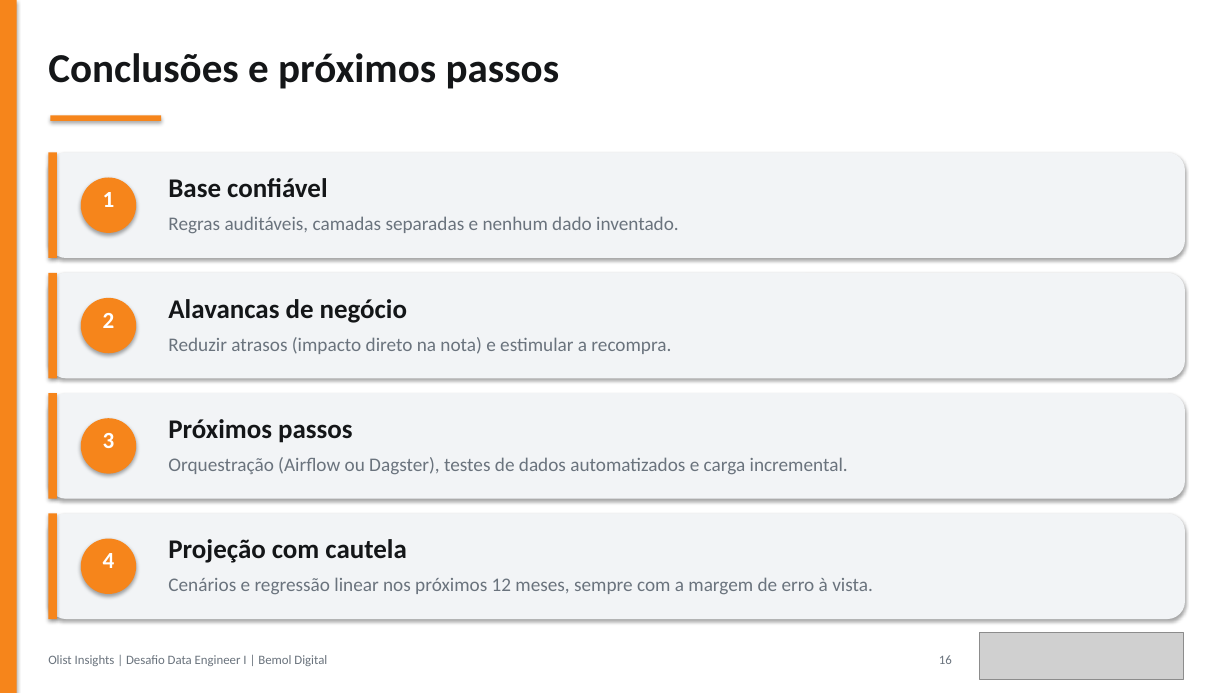
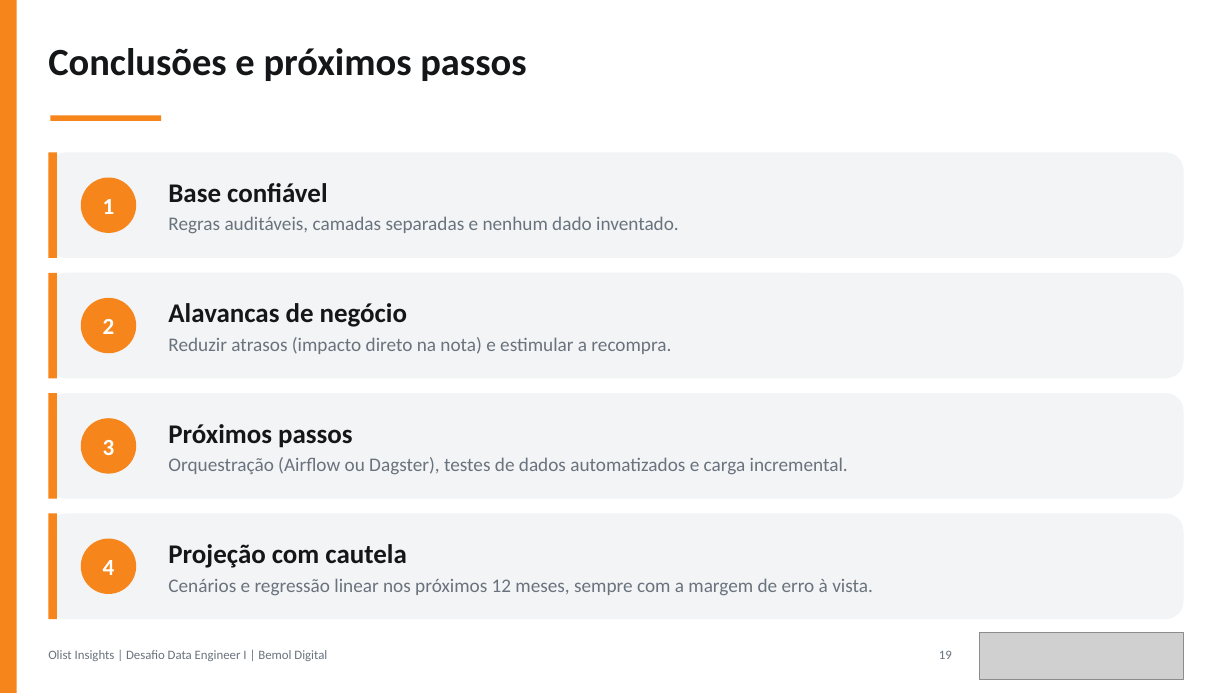
Before and after one commit to JulianaBallin/data-engineer-challenge, a slide deck: slide 19 of docs/apresentacao/apresentacao-olist.pptx (slide 16 before the commit). Drawn at 1232x693 pixels with LibreOffice and Linux fonts; fonts in the diff are those of the drawing; grey boxes stand for pictures. Boxes give left, top, right and bottom in pixels: in the first picture for what was removed or moved away, otherwise in the second. Text is boxed around its words. In the diff, an @@ line names an element or a change of style, - is before the commit and + after.

```diff
--- a/docs/apresentacao/apresentacao-olist.pptx
+++ b/docs/apresentacao/apresentacao-olist.pptx
@@ rectangle removed at (x1=0, y1=0, x2=1232, y2=693) @@
@@ text "Conclusões e próximos passos" at (x1=48, y1=48, x2=526, y2=81): size 32 to 30 pt @@
@@ text "Base confiável" moved from (x1=168, y1=216, x2=679, y2=233) to (x1=168, y1=183, x2=679, y2=233) @@
@@ text removed at (x1=168, y1=178, x2=327, y2=198) @@
-Base confiável
@@ text in ellipse at (x1=103, y1=199, x2=115, y2=214): text added @@
+1
@@ text removed at (x1=103, y1=192, x2=115, y2=207) @@
-1
@@ text at (x1=168, y1=183, x2=327, y2=203): paragraph added @@
+Base confiável
@@ less space between paragraphs; vertical alignment top to middle; fill none to #F6851B in 3 elements at (x1=80, y1=539, x2=136, y2=594), (x1=80, y1=419, x2=136, y2=474), (x1=80, y1=298, x2=136, y2=353) @@
@@ ellipse "2" resized from (x1=103, y1=313, x2=115, y2=328) to (x1=80, y1=298, x2=136, y2=353) @@
@@ ellipse removed at (x1=80, y1=298, x2=136, y2=353) @@
@@ vertical alignment top to middle in 4 elements at (x1=168, y1=424, x2=848, y2=474), (x1=168, y1=544, x2=873, y2=595), (x1=168, y1=183, x2=679, y2=233), (x1=168, y1=303, x2=671, y2=354) @@
@@ text "Alavancas de negócio" moved from (x1=168, y1=337, x2=671, y2=354) to (x1=168, y1=303, x2=671, y2=354) @@
@@ text removed at (x1=168, y1=299, x2=407, y2=323) @@
-Alavancas de negócio
@@ text at (x1=168, y1=303, x2=407, y2=327): paragraph added @@
+Alavancas de negócio
@@ shadow off in 11 elements at (x1=0, y1=0, x2=17, y2=693), (x1=50, y1=116, x2=161, y2=121), (x1=48, y1=152, x2=56, y2=258), (x1=48, y1=152, x2=1183, y2=258), (x1=48, y1=514, x2=56, y2=619), (x1=48, y1=514, x2=1183, y2=619), (x1=80, y1=177, x2=136, y2=233), (x1=48, y1=273, x2=56, y2=378), (x1=48, y1=273, x2=1183, y2=378), (x1=48, y1=393, x2=56, y2=498), (x1=48, y1=393, x2=1183, y2=498) @@
@@ rectangle moved from (x1=48, y1=514, x2=56, y2=619) to (x1=48, y1=393, x2=56, y2=498) @@
@@ rounded rectangle moved from (x1=48, y1=514, x2=1185, y2=619) to (x1=48, y1=393, x2=1183, y2=498) @@
@@ ellipse "3" resized from (x1=103, y1=433, x2=115, y2=448) to (x1=80, y1=419, x2=136, y2=474) @@
@@ ellipse removed at (x1=80, y1=419, x2=136, y2=474) @@
@@ text "Próximos passos" moved from (x1=168, y1=457, x2=848, y2=474) to (x1=168, y1=424, x2=848, y2=474) @@
@@ text removed at (x1=168, y1=419, x2=352, y2=443) @@
-Próximos passos
@@ text at (x1=168, y1=424, x2=352, y2=448): paragraph added @@
+Próximos passos
@@ rectangle moved from (x1=48, y1=393, x2=56, y2=498) to (x1=48, y1=514, x2=56, y2=619) @@
@@ rounded rectangle moved from (x1=48, y1=393, x2=1185, y2=498) to (x1=48, y1=514, x2=1183, y2=619) @@
@@ ellipse "4" resized from (x1=103, y1=553, x2=115, y2=568) to (x1=80, y1=539, x2=136, y2=594) @@
@@ ellipse removed at (x1=80, y1=539, x2=136, y2=594) @@
@@ text "Projeção com cautela" moved from (x1=168, y1=577, x2=873, y2=594) to (x1=168, y1=544, x2=873, y2=595) @@
@@ text removed at (x1=168, y1=539, x2=406, y2=563) @@
-Projeção com cautela
@@ text at (x1=168, y1=544, x2=406, y2=568): paragraph added @@
+Projeção com cautela
@@ text "Olist Insights | Desafio Data ..." moved from (x1=48, y1=655, x2=327, y2=666) to (x1=48, y1=650, x2=327, y2=661) @@
@@ text at (x1=939, y1=651, x2=952, y2=659): text changed @@
-16
+19
```
Also in this commit, not shown: 14 other slides changed, 5 slides added, 2 slides removed, 8 other files.
